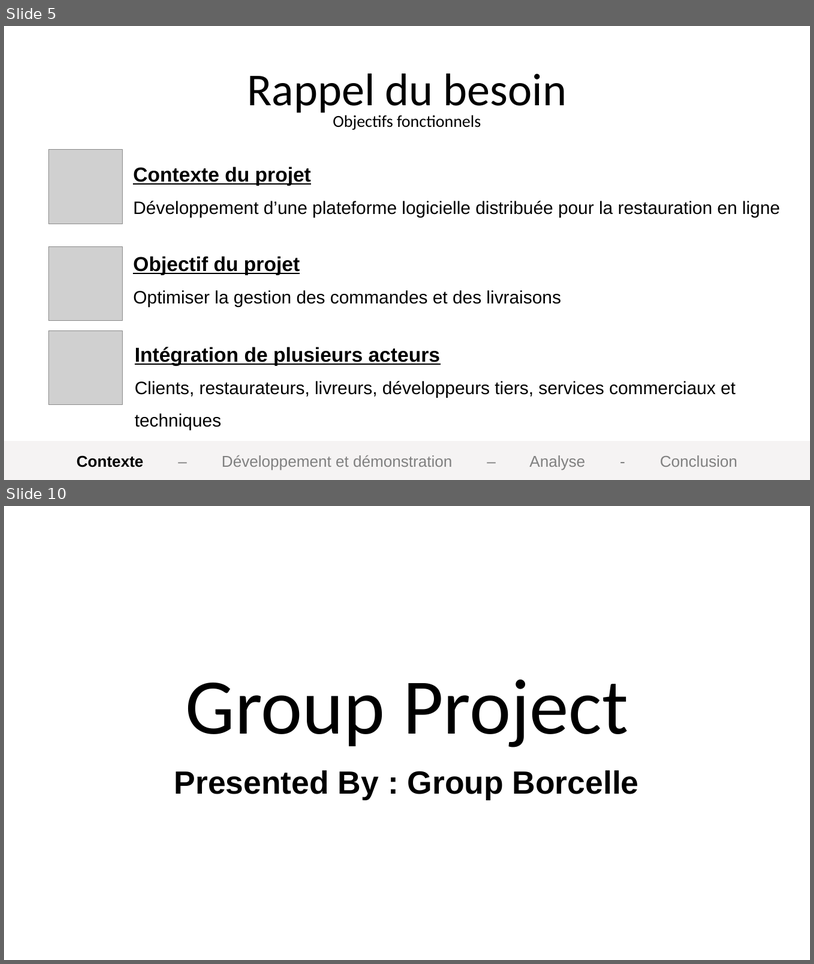
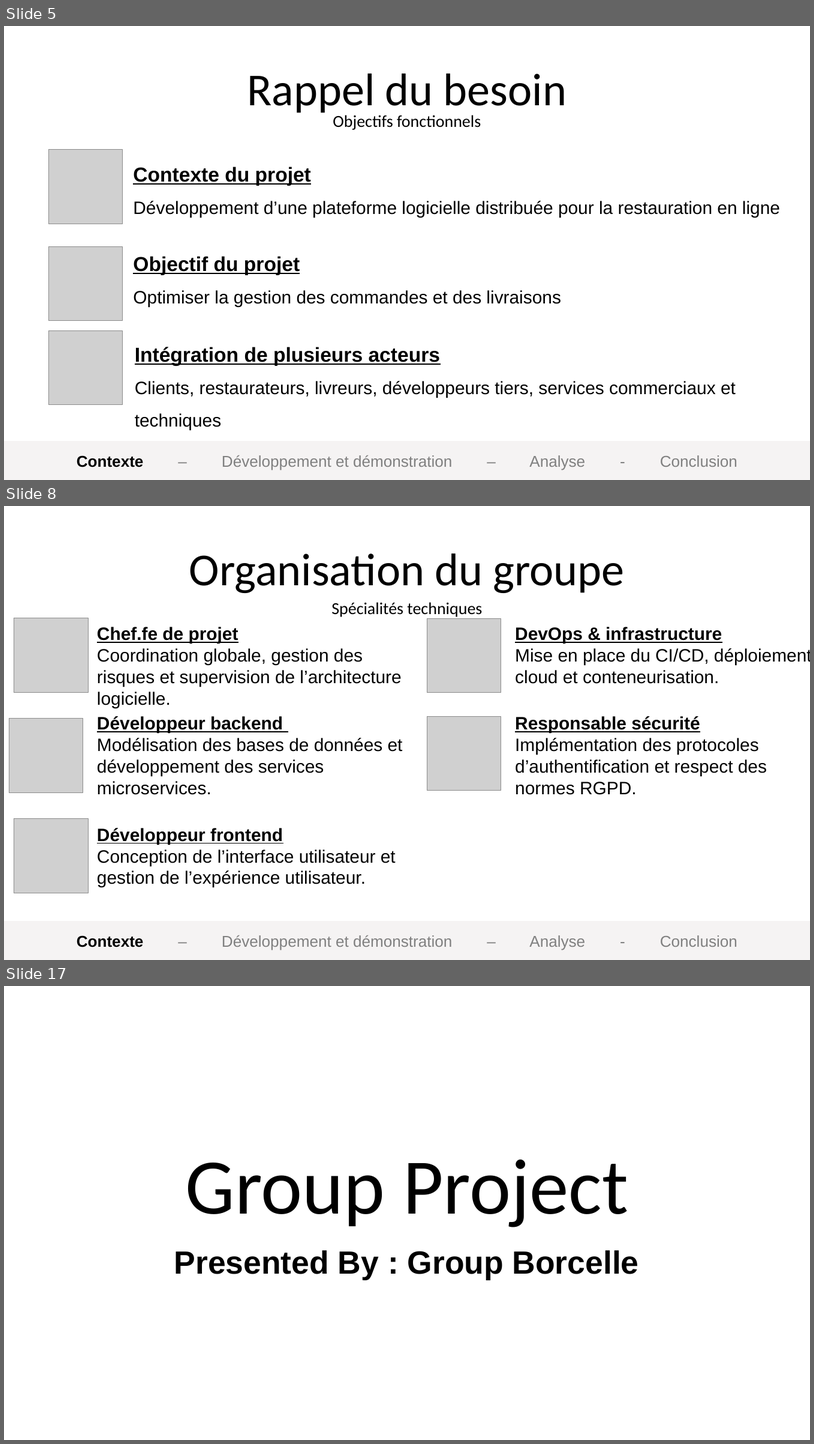
Before and after one commit to omar-sdt/CES-eat, a slide deck: docs/Présentation CES'eat.pptx. Shown one above the other, each under a label of ours: slides 5 and 10 before the commit, slides 5, 8 and 17 after it; the slides between them are not shown. The pictures are 814x964 and 814x1444 pixels, drawn with LibreOffice and Linux fonts; fonts in the diff are those of the drawing; grey boxes stand for pictures; background and template pictures are left out. Boxes give left, top, right and bottom in pixels: in the first picture for what was removed or moved away, otherwise in the second. Text is boxed around its words. In the diff, an @@ line names an element or a change of style, - is before the commit and + after.

Commit message:
Finish Context part

```diff
--- a/docs/Présentation CES'eat.pptx
+++ b/docs/Présentation CES'eat.pptx
@@ slide 8 added at box(4, 506, 810, 960), background picture (left out) @@
@@ text added at box(189, 553, 625, 593), 81.7 pt, text #000000 @@
+Organisation du groupe
@@ text added at box(332, 602, 482, 617), 30 pt, text #000000 @@
+Spécialités techniques
@@ picture added at box(14, 618, 88, 692) @@
@@ text added at box(97, 627, 401, 687), 32 pt, text #000000 @@
+Chef.fe de projet
+Coordination globale, gestion des risques et supervision de l’architecture logicielle.
@@ picture added at box(428, 618, 501, 692) @@
@@ text added at box(515, 627, 810, 684), 32 pt, text #000000 @@
+DevOps & infrastructure
+Mise en place du CI/CD, déploiement cloud et conteneurisation.
@@ picture added at box(9, 718, 83, 792) @@
@@ text added at box(97, 716, 403, 795), 32 pt, text #000000 @@
+Développeur backend
+Modélisation des bases de données et développement des services microservices.
@@ picture added at box(428, 716, 501, 790) @@
@@ text added at box(515, 716, 767, 795), 32 pt, text #000000 @@
+Responsable sécurité
+Implémentation des protocoles d’authentification et respect des normes RGPD.
@@ picture added at box(14, 819, 88, 892) @@
@@ text added at box(97, 828, 396, 887), 32 pt, text #000000 @@
+Développeur frontend
+Conception de l’interface utilisateur et gestion de l’expérience utilisateur.
@@ rectangle added at box(4, 921, 810, 960), fill #F5F3F3, outline #F5F3F3 2 pt @@
@@ text added at box(77, 935, 738, 949), 28 pt, text #808080 @@
+Contexte – Développement et démonstration – Analyse - Conclusion
@@ what was slide 10 is now slide 17 @@
```
Also in this commit, not shown: 4 slides changed, 6 other slides added.
